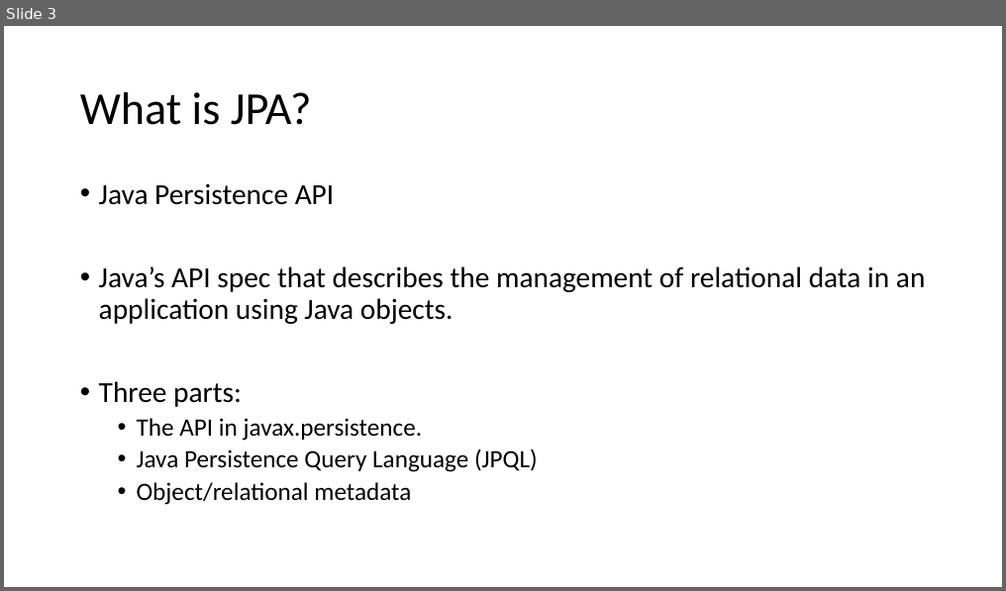
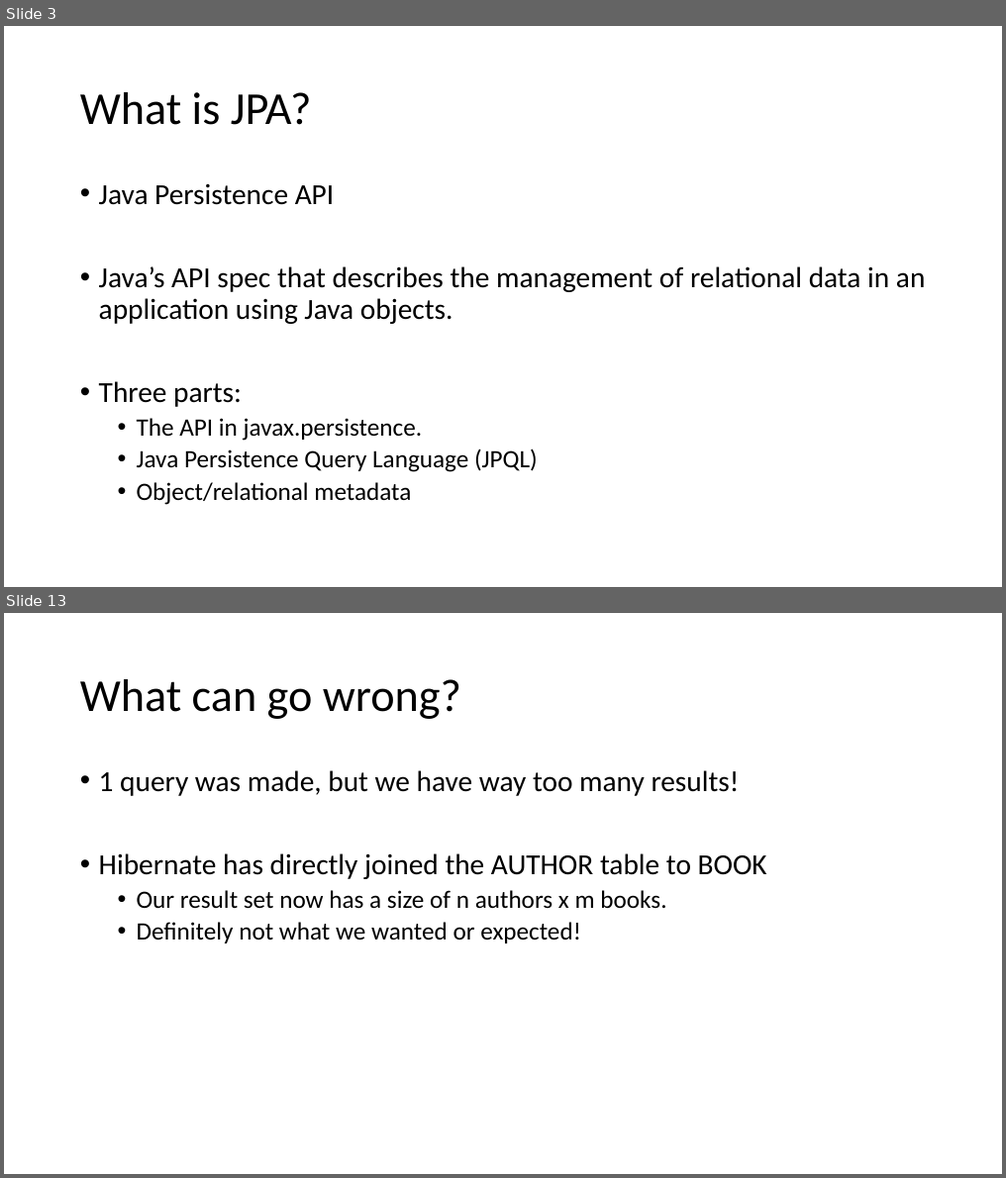
Before and after one commit to sfaria/jpa-demo, a slide deck: JPA-JPQL Query Performance.pptx. Shown one above the other, each under a label of ours: slide 3 before the commit, slides 3 and 13 after it; the slides between them are not shown. The pictures are 1006x591 and 1006x1178 pixels, drawn with LibreOffice and Linux fonts; fonts in the diff are those of the drawing. Boxes give left, top, right and bottom in pixels: in the first picture for what was removed or moved away, otherwise in the second. Text is boxed around its words. In the diff, an @@ line names an element or a change of style, - is before the commit and + after.

```diff
--- a/JPA-JPQL Query Performance.pptx
+++ b/JPA-JPQL Query Performance.pptx
@@ slide 13 added at <box>4,613,1002,1174</box>, background #FFFFFF @@
@@ title added at <box>80,679,461,719</box>, 44 pt, text #000000 @@
+What can go wrong?
@@ text added at <box>99,770,767,944</box>, 28 pt, text #000000 @@
+• 1 query was made, but we have way too many results!
+• Hibernate has directly joined the AUTHOR table to BOOK
+  • Our result set now has a size of n authors x m books.
+  • Definitely not what we wanted or expected!
```
Also in this commit, not shown: 3 slides changed, 11 other slides added, 3 slides removed.
